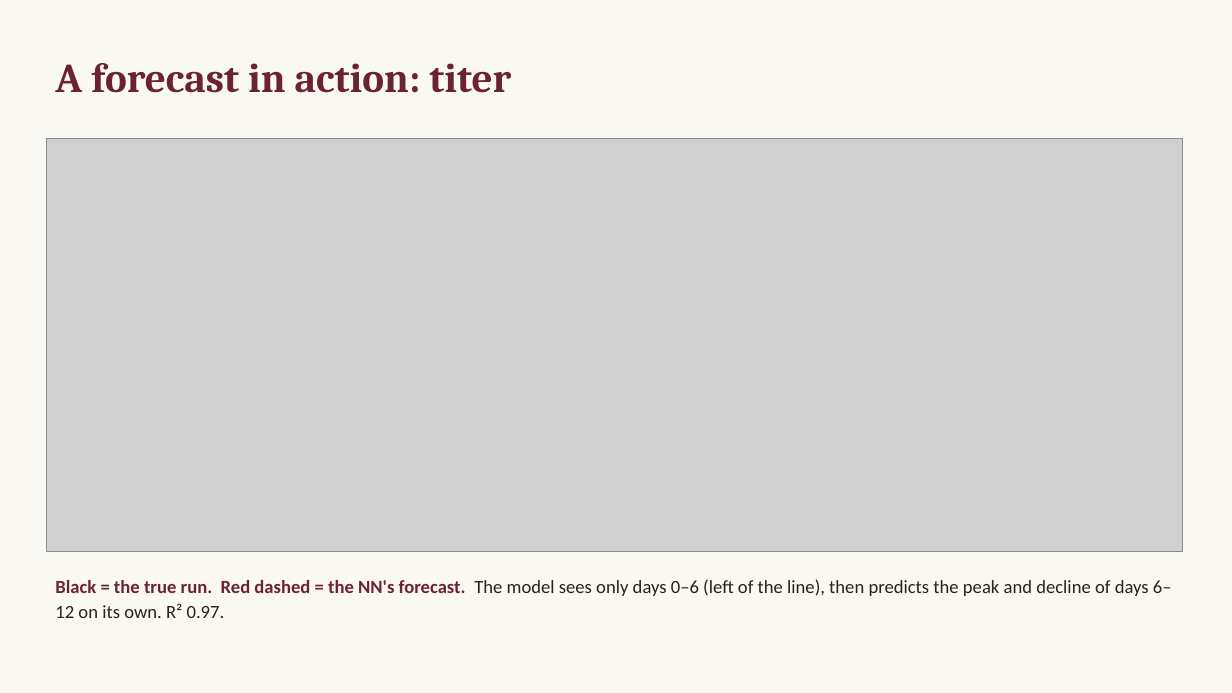
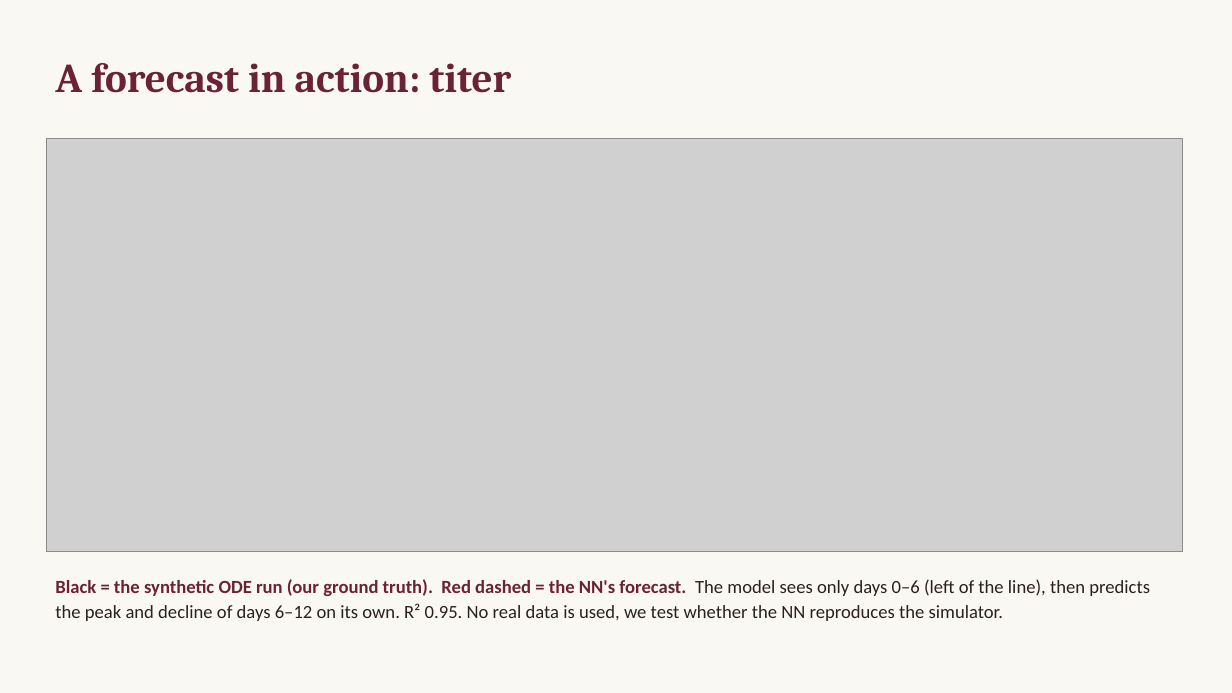
Before and after one commit to nevecallaway/COSMIC-dFBA-nn, a slide deck: slide 8 of en_primeur_lab_meeting.pptx. Drawn at 1232x693 pixels with LibreOffice and Linux fonts; fonts in the diff are those of the drawing; grey boxes stand for pictures. Boxes give left, top, right and bottom in pixels: in the first picture for what was removed or moved away, otherwise in the second. Text is boxed around its words. In the diff, an @@ line names an element or a change of style, - is before the commit and + after.

```diff
--- a/en_primeur_lab_meeting.pptx
+++ b/en_primeur_lab_meeting.pptx
@@ text at bbox=[55, 579, 1150, 621]: text changed @@
-Black = the true run. Red dashed = the NN's forecast. The model sees only days 0–6 (left of the line), then predicts the peak and decline of days 6–12 on its own. R² 0.97.
+Black = the synthetic ODE run (our ground truth). Red dashed = the NN's forecast. The model sees only days 0–6 (left of the line), then predicts the peak and decline of days 6–12 on its own. R² 0.95. No real data is used, we test whether the NN reproduces the simulator.
```
Also in this commit, not shown: 20 other files.
